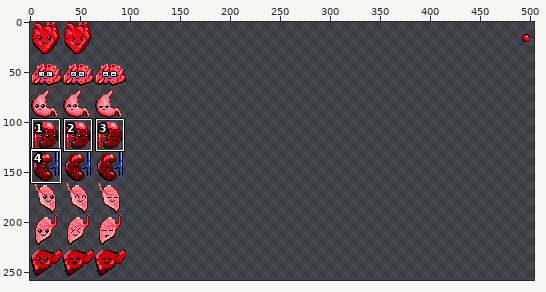
A pixel-art file gets an edit: art/organs.aseprite. Above: a wide view before the commit, with the close-up outlined.
Close-up. The starting point:
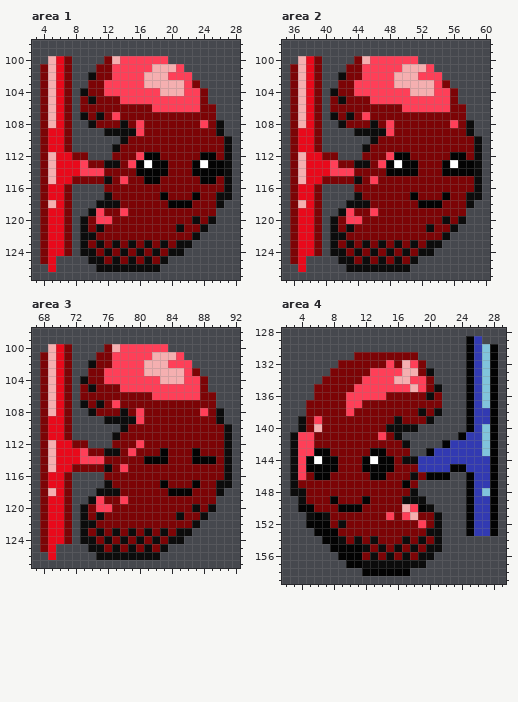
512x512 pixels, 1 frame. Pixels under 10% opacity are left out. Colours within 5 levels of each other are drawn and written as one. Shown: area 1: x 3..28, y 98..127; area 2: x 35..60, y 98..127; area 3: x 67..92, y 98..127; area 4: x 2..29, y 128..159. The wide view leaves out empty margins. The commit also changed other parts of the picture, which this record leaves out.
New version:
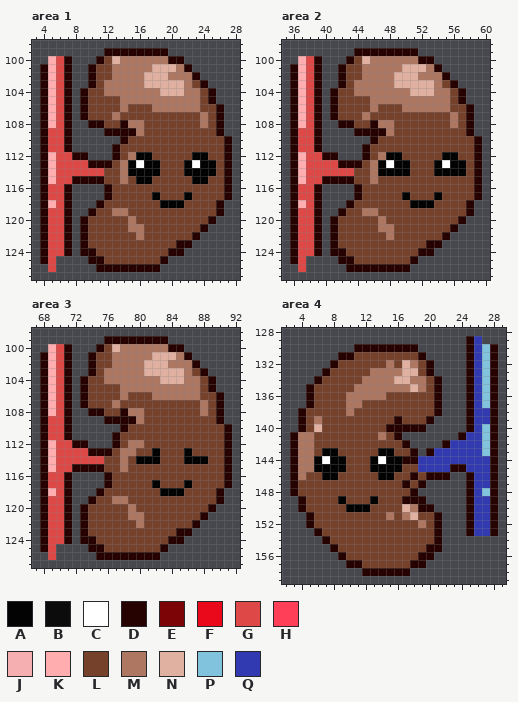
Palette (. is transparent): A #030303  B #0c0c0c  C #ffffff  D #260301  E #7c0406  F #e9091b  G #de4847  H #ff3f58  J #f5afb0  K #ffadaf  L #75412b  M #ae7762  N #e0b1a1  P #81c3dc  Q #323ab2
Diff:
Changed rows in their new state; - is an unchanged pixel.
Area 1, layers "Eyes", "Flattened":
first column x 4:
 99 --------DDDDDDDD--------
100 -KGD---DLNMMMMMMDD------
101 DKGD--DLLMMMMMNNNMD-----
102 DKGD--DLLMMMMNNNMMMD----
103 DKGD--DLMMMMMNNNNNMLD---
104 DKGD-DLLMMMMMMMNNNMMLD--
105 DKGD-DLLLLMMMMMMMMMMLD--
106 DKGD-DLLLLMLLLMMMMMMLLD-
107 DKGD-DLLLMLLLLLLLLLLMLD-
108 DKGD--DDLLDMMLLLLLLLMLD-
109 DGGD----DDDDMLLLLLLLLLD-
110 DGGD------DLLLLLLLLLLLLD
111 DGGD-----DLLLLLLLLLLLLLD
112 DKGGDD---DLMA-LLLLLA-LLD
113 DKGGGGDDDLMACA-LLLACA-LD
114 DKGGGGGGLLMA---LLLA---LD
115 DKGGDDDDLLMLA-LLLLLA-LLD
116 DGGD----DLLLLLLLLLLLLLLD
117 DGGD----DLLLLLALLLALLLLD
118 DKGD---DLLLLLLLA--LLLLD-
119 DGGD--DLLMMLLLLLLLLLLLD-
120 DGGD-DLLLLLMLLLLLLLLLD--
121 DGGD-DLLLLLMMLLLLLLLD---
122 DGGD-DLLLLLLMLLLLLLD----
123 DGGD-DLLLLLLLLLLLDD-----
124 DGGD-DDLLLLLLLLLDD------
125 DG----DDLLLLLLLD--------
126 -G-----DDDDDDDD---------
Area 2, layers "Eyes", "Flattened":
first column x 36:
 99 --------DDDDDDDD--------
100 -KGD---DLNMMMMMMDD------
101 DKGD--DLLMMMMMNNNMD-----
102 DKGD--DLLMMMMNNNMMMD----
103 DKGD--DLMMMMMNNNNNMLD---
104 DKGD-DLLMMMMMMMNNNMMLD--
105 DKGD-DLLLLMMMMMMMMMMLD--
106 DKGD-DLLLLMLLLMMMMMMLLD-
107 DKGD-DLLLMLLLLLLLLLLMLD-
108 DKGD--DDLLDMMLLLLLLLMLD-
109 DGGD----DDDDMLLLLLLLLLD-
110 DGGD------DLLLLLLLLLLLLD
111 DGGD-----DLLLLLLLLLLLLLD
112 DKGGDD---DLMA-LLLLLA-LLD
113 DKGGGGDDDLMACA-LLLACA-LD
114 DKGGGGGGLLMA---LLLA---LD
115 DKGGDDDDLLMLLLLLLLLLLLLD
116 DGGD----DLLLLLLLLLLLLLLD
117 DGGD----DLLLLLALLLALLLLD
118 DKGD---DLLLLLLLA--LLLLD-
119 DGGD--DLLMMLLLLLLLLLLLD-
120 DGGD-DLLLLLMLLLLLLLLLD--
121 DGGD-DLLLLLMMLLLLLLLD---
122 DGGD-DLLLLLLMLLLLLLD----
123 DGGD-DLLLLLLLLLLLDD-----
124 DGGD-DDLLLLLLLLLDD------
125 DG----DDLLLLLLLD--------
126 -G-----DDDDDDDD---------
Area 3, layers "Eyes", "Flattened":
first column x 68:
 99 --------DDDDDDDD--------
100 -KGD---DLNMMMMMMDD------
101 DKGD--DLLMMMMMNNNMD-----
102 DKGD--DLLMMMMNNNMMMD----
103 DKGD--DLMMMMMNNNNNMLD---
104 DKGD-DLLMMMMMMMNNNMMLD--
105 DKGD-DLLLLMMMMMMMMMMLD--
106 DKGD-DLLLLMLLLMMMMMMLLD-
107 DKGD-DLLLMLLLLLLLLLLMLD-
108 DKGD--DDLLDMMLLLLLLLMLD-
109 DGGD----DDDDMLLLLLLLLLD-
110 DGGD------DLLLLLLLLLLLLD
111 DGGD-----DLLLLLLLLLLLLLD
112 DKGGDD---DLMMLLLLLLLLLLD
113 DKGGGGDDDLMMLLALLLALLLLD
114 DKGGGGGGLLMLA--LLLA--LLD
115 DKGGDDDDLLMLLLLLLLLLLLLD
116 DGGD----DLLLLLLLLLLLLLLD
117 DGGD----DLLLLLALLLALLLLD
118 DKGD---DLLLLLLLA--LLLLD-
119 DGGD--DLLMMLLLLLLLLLLLD-
120 DGGD-DLLLLLMLLLLLLLLLD--
121 DGGD-DLLLLLMMLLLLLLLD---
122 DGGD-DLLLLLLMLLLLLLD----
123 DGGD-DLLLLLLLLLLLDD-----
124 DGGD-DDLLLLLLLLLDD------
125 DG----DDLLLLLLLD--------
126 -G-----DDDDDDDD---------
Area 4, layers "Eyes", "Flattened":
first column x 3:
129 ----------------------D---
130 --------DDDDDDDD------D--D
131 ------DDLLLLLLLLD-----D--D
132 -----DLLLLLLMLNMLD----D--D
133 ----DLLLLLMMMMNNLD----D--D
134 ---DLLLLLMMMMNNMMLD---D--D
135 --DLLLLLMMMMMMMNMLD---D--D
136 --DLLLLMMMMMLLLLLLD---D--D
137 --DLLLLMMLLLLLLLLLD---D--D
138 -DLLLLLMLLLLLLLLLLD---D--D
139 -DLMLLLLLLLLLDLLLD----D--D
140 -DLNLLLLLLLLDDDDD-----D--D
141 DMMLLLLLLLLMLD-------D---D
142 DMMLLLLLLLLLLLD----D-----D
143 DMML-ALLLLL-ALLD-D-------D
144 DMMAC-ALLLAC-ADD---------D
145 DMM---ALLL---ALL----DD---D
146 DMLL-ALLLLL-ALLDLDDD--D--D
147 DLLLLLLLLLLLLLDLD-----D--D
148 DLLLLLLLLLLLLLLD------D--D
149 -DLLLLALLLALLLDDD-----D--D
150 -DLLLLL--ALLLLNMDD----D--D
151 --DLLLLLLLLLMLMNLLD---D--D
152 --DLLLLLLLLLLLLLMLD---D--D
153 ---DLLLLLLLLLLLLLLD---D--D
154 ----DLLLLLLLLLLLLLD-------
155 -----DLLLLLLLLLLLDD-------
156 ------DLLLLLLLLLDD--------
157 -------DDLLLLLLDD---------
158 ---------DDDDDD-----------
